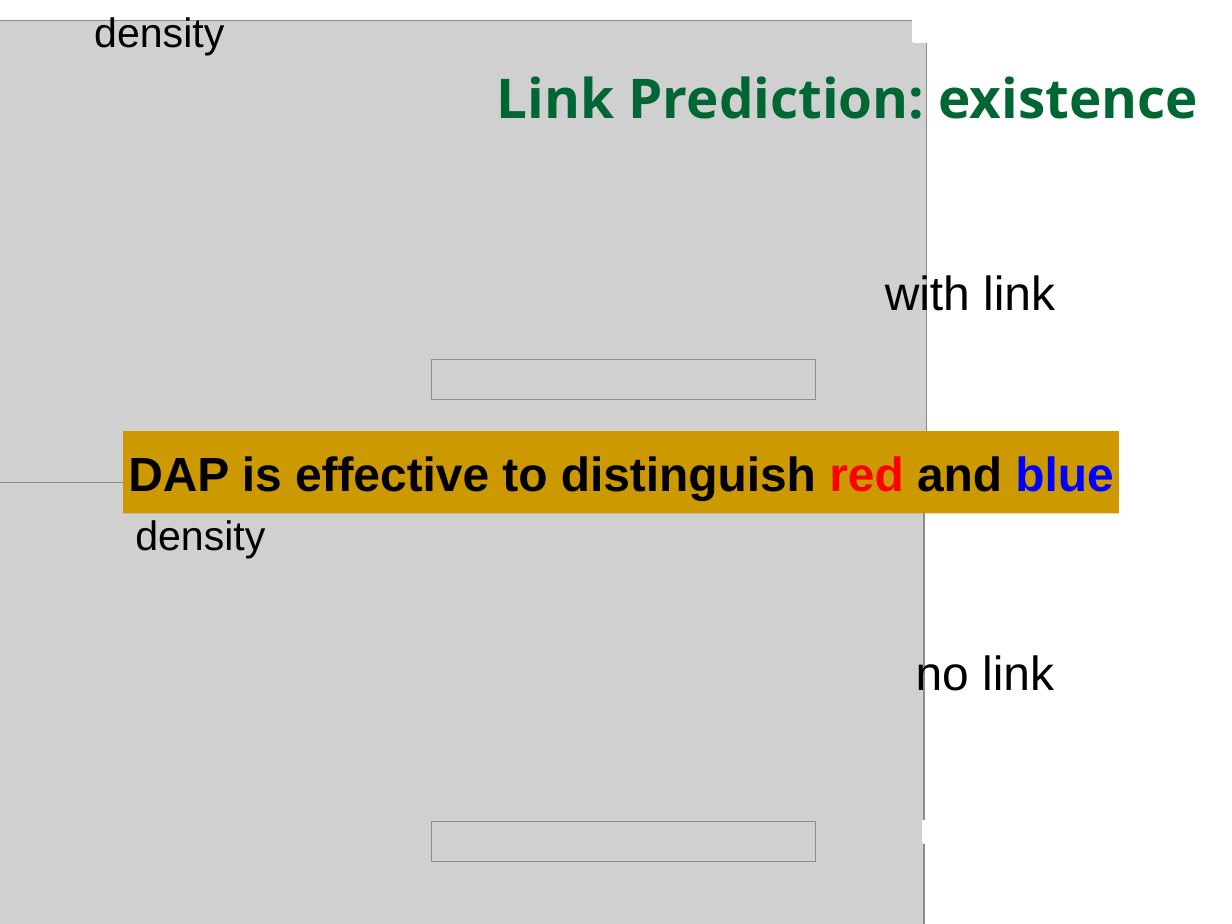
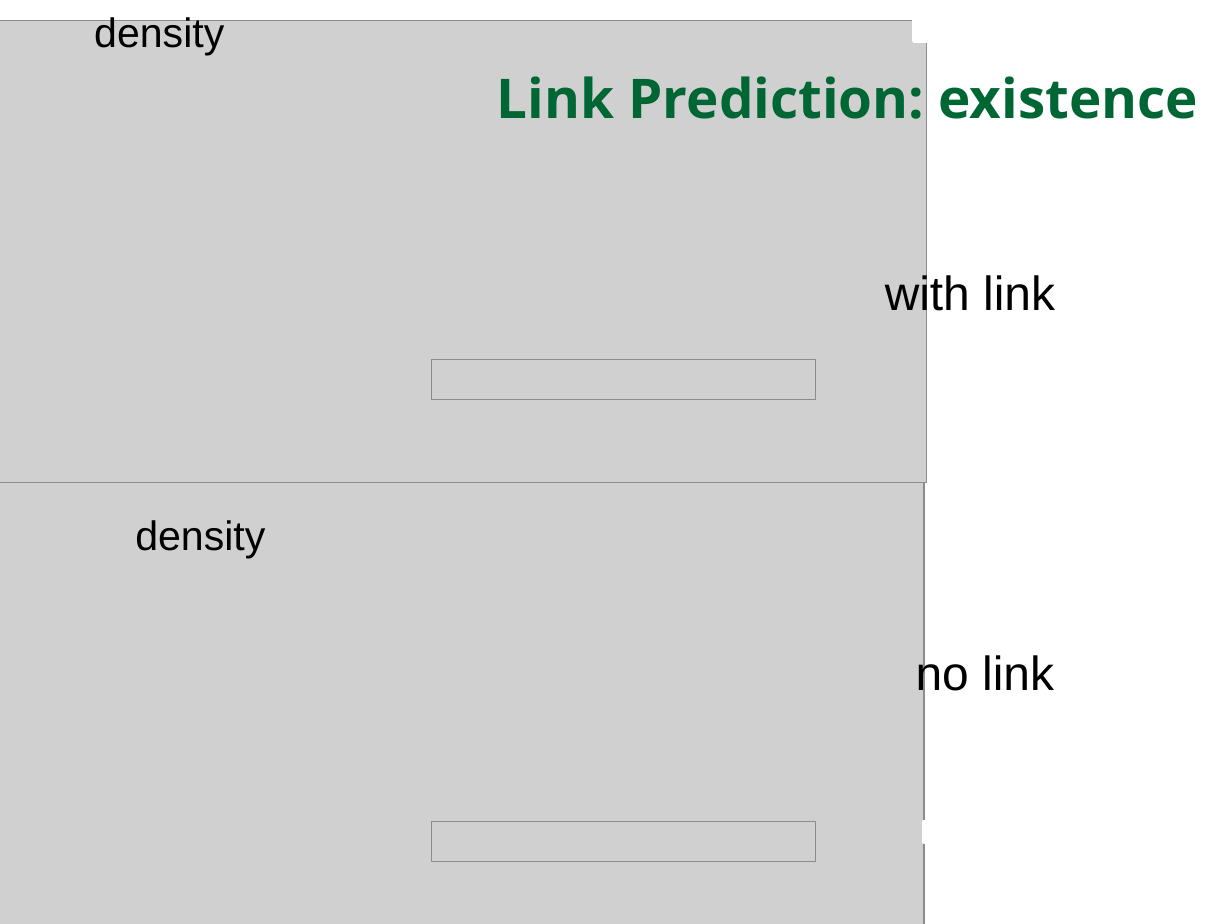
Before and after one commit to HuanSGT/rw-dir-prox, a slide deck: slide 17 of Random Walk based Proximity Measures in Directed Graphs.pptx. Drawn at 1232x924 pixels with LibreOffice and Linux fonts; fonts in the diff are those of the drawing; grey boxes stand for pictures. Boxes give left, top, right and bottom in pixels: in the first picture for what was removed or moved away, otherwise in the second. Text is boxed around its words. In the diff, an @@ line names an element or a change of style, - is before the commit and + after.

```diff
--- a/Random Walk based Proximity Measures in Directed Graphs.pptx
+++ b/Random Walk based Proximity Measures in Directed Graphs.pptx
@@ rectangle removed at box(123, 431, 1119, 514) @@
-DAP is effective to distinguish red and blue
```
Also in this commit, not shown: 8 other slides changed.
